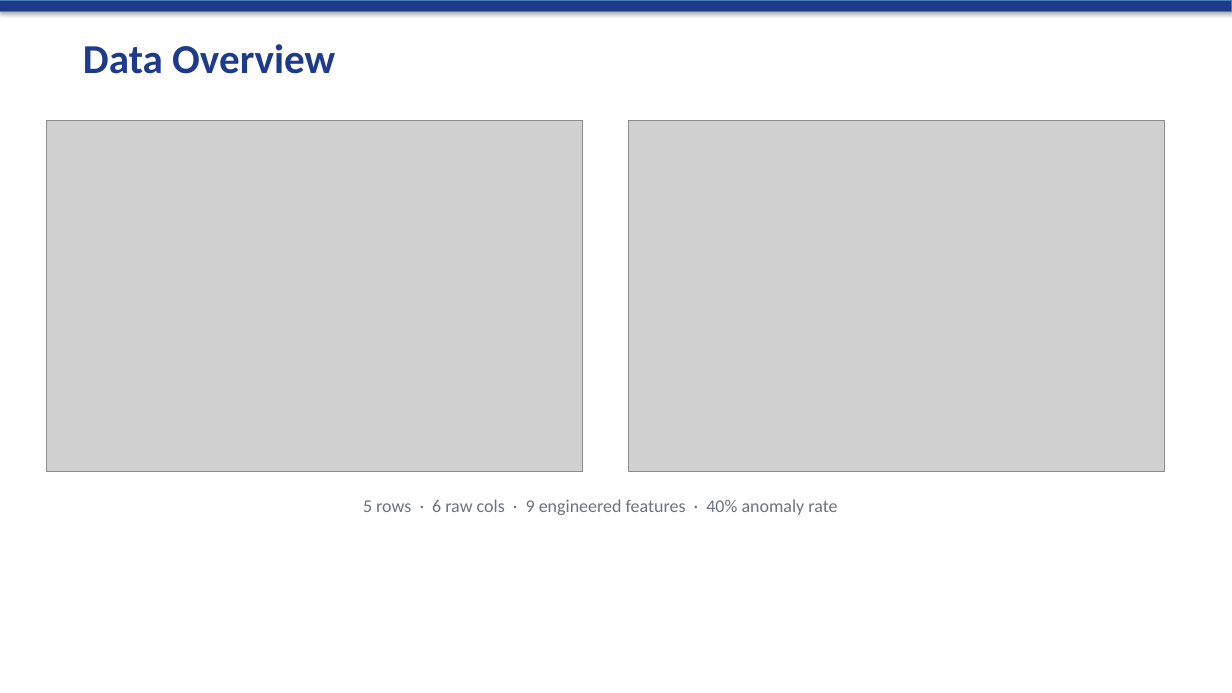
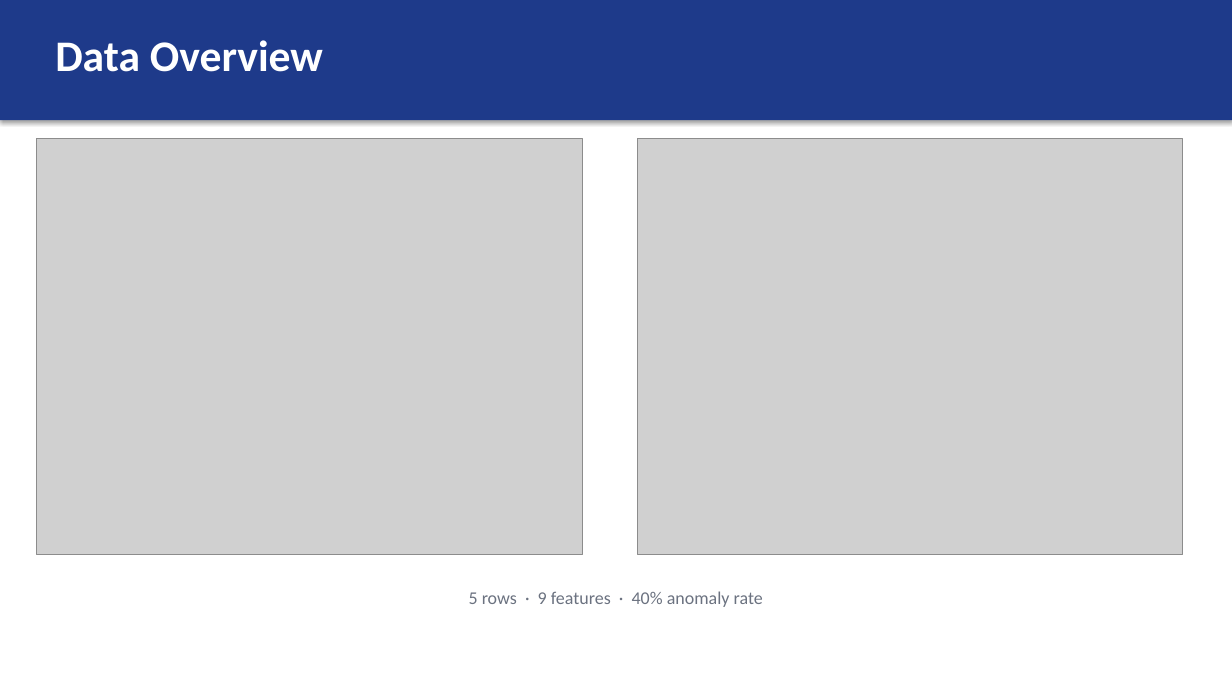
Before and after one commit to heramb-analytics/claude-code-ml-pipeline-20260415-214802, a slide deck: slide 3 of reports/pipeline_presentation.pptx. Drawn at 1232x693 pixels with LibreOffice and Linux fonts; fonts in the diff are those of the drawing; grey boxes stand for pictures. Boxes give left, top, right and bottom in pixels: in the first picture for what was removed or moved away, otherwise in the second. Text is boxed around its words. In the diff, an @@ line names an element or a change of style, - is before the commit and + after.

```diff
--- a/reports/pipeline_presentation.pptx
+++ b/reports/pipeline_presentation.pptx
@@ rectangle: place and size @@
-rectangle at <box>0,0,1232,11</box>
+rectangle at <box>0,0,1232,693</box>
@@ rectangle at <box>0,0,1232,693</box>: fill #1E3A8A to #FFFFFF; outline #4B7EBC 0.75 pt to none @@
@@ rectangle added at <box>0,0,1232,120</box>, fill #1E3A8A @@
@@ text "Data Overview": place and size @@
-text "Data Overview" at <box>83,44,335,74</box>
+text "Data Overview" at <box>55,40,323,72</box>
@@ text "Data Overview" at <box>55,40,323,72</box>: size 32 to 34 pt, text colour #1E3A8A to #FFFFFF @@
@@ picture: place and size @@
-picture at <box>46,120,582,471</box>
+picture at <box>37,139,582,555</box>
@@ picture: place and size @@
-picture at <box>628,120,1165,471</box>
+picture at <box>638,139,1183,555</box>
@@ text at <box>469,591,763,607</box>: text changed @@
-5 rows · 6 raw cols · 9 engineered features · 40% anomaly rate
+5 rows · 9 features · 40% anomaly rate
```
Also in this commit, not shown: 5 other slides changed, 2 slides added, 2 slides removed.
